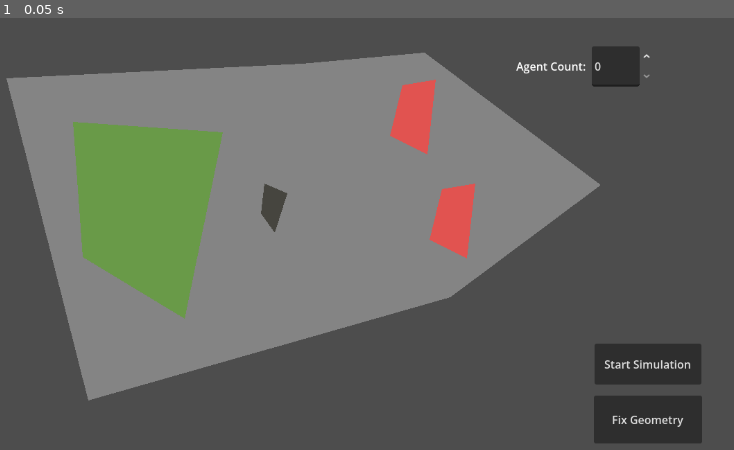
Above: before the commit, frame 1.
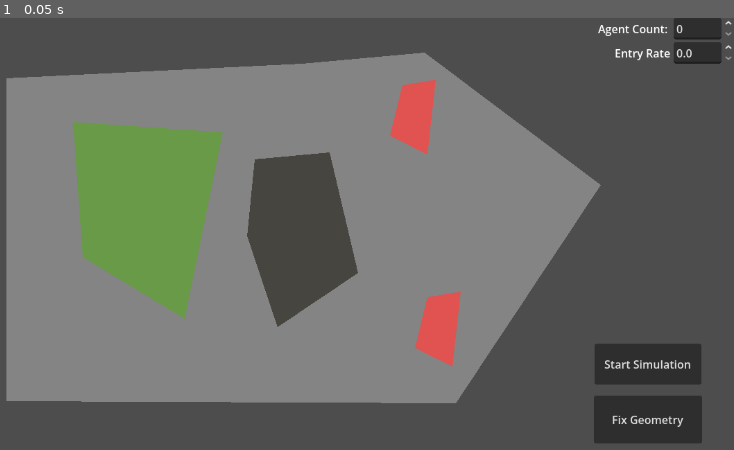
Above: after the commit, the same moment.

Repository: DyloreAquino/Thesis
Game: Godot game, scene res://test_main.tscn
Two runs of this game, one before a commit and one after it. Both use one fixed random seed, a clock stepped at 60 frames per second and the inputs below. The engine's default icon, where the game draws it, is replaced by a stand-in: a white triangle on a blue panel in a dark square.
Inputs:
- Up to frame 1 (0.05 s): no input

The runs differ from the first frame. In frame 1, 19% of the frame differs, in the area x 0-100%, y 0-90%.

Commit message:
feat: added random spawn itnervals

Diff:
--- a/godot/thesis-godot/parameters_manager.gd
+++ b/godot/thesis-godot/parameters_manager.gd
@@ -2,15 +2,21 @@
 class_name ParametersManager
 
 @export var sim_client: SimClient
-@onready var agent_count_input = $"../CanvasLayer/HBoxContainer/AgentCountInput"
+@onready var agent_count_input = $"../CanvasLayer/VBoxContainer/HBoxContainer/AgentCountInput"
+@onready var entry_rate_input = $"../CanvasLayer/VBoxContainer/HBoxContainer2/EntryRateInput"
 
 func update_parameters() -> void:
 	var message := {
 		"cmd": "update_sim_parameters",
-		"agent_count": agent_count_input.value
+		"agent_count": agent_count_input.value,
+		"entry_rate": entry_rate_input.value
 	}
 	sim_client.send_message(JSON.stringify(message))
 	print(message)
 
-func _on_agent_count_input_value_changed(value):
+func _on_agent_count_input_value_changed(value: int) -> void:
 	update_parameters()
+
+
+func _on_entry_rate_input_value_changed(value: float) -> void:
+	update_parameters()
--- a/godot/thesis-godot/project.godot
+++ b/godot/thesis-godot/project.godot
@@ -12,7 +12,7 @@
 
 config/name="thesis-godot"
 run/main_scene="uid://bnmefrpa6md73"
-config/features=PackedStringArray("4.7", "GL Compatibility")
+config/features=PackedStringArray("4.6", "GL Compatibility")
 config/icon="res://icon.svg"
 
 [physics]
--- a/godot/thesis-godot/test_main.tscn
+++ b/godot/thesis-godot/test_main.tscn
@@ -32,7 +32,7 @@
 [node name="WalkableArea" type="Polygon2D" parent="." unique_id=1777796086]
 position = Vector2(-72, -10)
 color = Color(0.5211406, 0.5211406, 0.5211405, 1)
-polygon = PackedVector2Array(175, 97, 601, 76, 778, 60, 1032, 251, 815, 413, 293, 562)
+polygon = PackedVector2Array(175, 97, 601, 76, 778, 60, 1032, 251, 823, 566, 175, 563)
 
 [node name="EntryPoint" type="Polygon2D" parent="." unique_id=2021540900]
 position = Vector2(14, -25)
@@ -45,14 +45,14 @@
 polygon = PackedVector2Array(705, 149, 687, 222, 741, 249, 753, 141)
 
 [node name="ExitPoint2" type="Polygon2D" parent="." unique_id=965333159]
-position = Vector2(26, 98)
+position = Vector2(5, 254)
 color = Color(0.88471675, 0.32588568, 0.3139469, 1)
 polygon = PackedVector2Array(705, 149, 687, 222, 741, 249, 753, 141)
 
 [node name="Obstacle" type="Polygon2D" parent="." unique_id=2051941769]
-position = Vector2(34, -48)
+position = Vector2(50, -27)
 color = Color(0.27531895, 0.27096286, 0.2501598, 1)
-polygon = PackedVector2Array(441, 287, 474, 301, 456, 358, 436, 330)
+polygon = PackedVector2Array(519, 221, 560, 395, 444, 473, 400, 342, 411, 231)
 
 [node name="CanvasLayer" type="CanvasLayer" parent="." unique_id=675606304]
 
@@ -84,23 +84,38 @@
 grow_vertical = 0
 text = "Start Simulation"
 
-[node name="HBoxContainer" type="HBoxContainer" parent="CanvasLayer" unique_id=1403239964]
+[node name="VBoxContainer" type="VBoxContainer" parent="CanvasLayer" unique_id=506859602]
 anchors_preset = 1
 anchor_left = 1.0
 anchor_right = 1.0
-offset_left = -314.0
-offset_top = 41.0
-offset_right = -16.0
-offset_bottom = 99.0
+offset_left = -207.0
+offset_bottom = 67.0
 grow_horizontal = 0
 
-[node name="Label" type="Label" parent="CanvasLayer/HBoxContainer" unique_id=1683984986]
+[node name="HBoxContainer" type="HBoxContainer" parent="CanvasLayer/VBoxContainer" unique_id=1403239964]
+layout_mode = 2
+alignment = 2
+
+[node name="Label" type="Label" parent="CanvasLayer/VBoxContainer/HBoxContainer" unique_id=1683984986]
 layout_mode = 2
 text = "Agent Count: "
 
-[node name="AgentCountInput" type="SpinBox" parent="CanvasLayer/HBoxContainer" unique_id=626557622]
+[node name="AgentCountInput" type="SpinBox" parent="CanvasLayer/VBoxContainer/HBoxContainer" unique_id=626557622]
 layout_mode = 2
+
+[node name="HBoxContainer2" type="HBoxContainer" parent="CanvasLayer/VBoxContainer" unique_id=1825287393]
+layout_mode = 2
+alignment = 2
+
+[node name="Label" type="Label" parent="CanvasLayer/VBoxContainer/HBoxContainer2" unique_id=1726010282]
+layout_mode = 2
+text = "Entry Rate"
+
+[node name="EntryRateInput" type="SpinBox" parent="CanvasLayer/VBoxContainer/HBoxContainer2" unique_id=1087231704]
+layout_mode = 2
+step = 0.01
 
 [connection signal="button_up" from="CanvasLayer/FixGeometryButton" to="GeometryExporter" method="_on_fix_geometry_button_button_up"]
 [connection signal="button_up" from="CanvasLayer/StartSimulationButton" to="SimClient" method="_on_start_simulation_button_button_up"]
-[connection signal="value_changed" from="CanvasLayer/HBoxContainer/AgentCountInput" to="ParametersManager" method="_on_agent_count_input_value_changed"]
+[connection signal="value_changed" from="CanvasLayer/VBoxContainer/HBoxContainer/AgentCountInput" to="ParametersManager" method="_on_agent_count_input_value_changed"]
+[connection signal="value_changed" from="CanvasLayer/VBoxContainer/HBoxContainer2/EntryRateInput" to="ParametersManager" method="_on_entry_rate_input_value_changed"]
Not shown, changed: sim_server/network.py
Not shown, changed: sim_server/simulation.py
Not shown, changed: tests/test.ipynb
Not shown, changed: tests/understation4.ipynb
